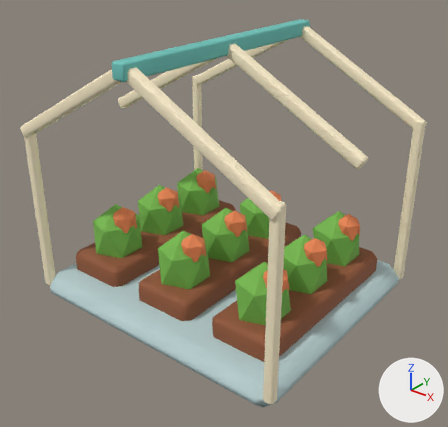
An edit to the Blender file source/art-source/garden.blend, drawn before and after from the same camera.
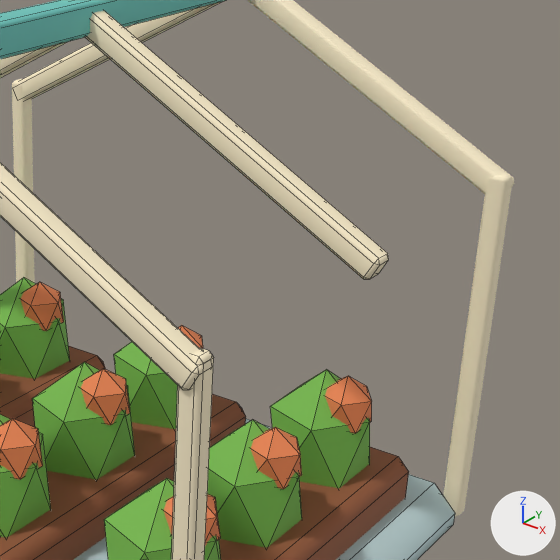
The first picture shows the older version from a 50 mm camera at (2.2, -2.77, 2.31) aimed at (0.05, -0.08, 0.64). The close-ups show the older and then the newer version on the part from 42% to 100% of the width and 9% to 70% of the height of that picture. Only the edits that show in the close-ups are written down. The lights are fixed; the arrows at lower right show +X, +Y and +Z. The close-ups show mesh edges as thin lines.

In view in the first close-up: 'Arch.001', 'Arch.003', 'Arch.005', 'Base', 'Bed.001', 'Bed.002', 'Plant.004', 'Plant.007', 'Plant.008', 'Post.002', 'Post.003', 'Ridge' and 15 more.
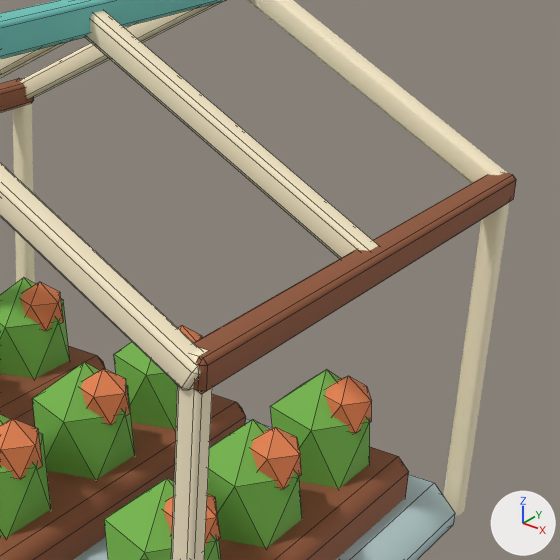
The change, as JSON lines over the scene's bpy script:
```json
{"op": "add", "block": "me_cube_065", "code": ["me_cube_065 = bpy.data.meshes.new('Cube.065')", "me_cube_065.from_pydata(...)  # 24 vertices, 26 faces; spans x -0.04..0.04, y -0.04..0.04, z -0.78..0.78", "me_cube_065.materials.append(mat_toasted_cedar)  # brown #915636"]}
{"op": "add", "block": "ob_trellis_wall_plate_001", "code": ["ob_trellis_wall_plate_001 = bpy.data.objects.new('Trellis wall plate.001', me_cube_065)", "ob_trellis_wall_plate_001.parent = ob_stage3", "ob_trellis_wall_plate_001.location = (0.88, 0.0, 1.16)", "ob_trellis_wall_plate_001.rotation_euler = (-1.571, -3.142, 0.0)  # degrees (-90, -180, 0)"]}
{"op": "add", "block": "ob_trellis_wall_plate", "code": ["ob_trellis_wall_plate = bpy.data.objects.new('Trellis wall plate', me_cube_065.copy())", "ob_trellis_wall_plate.parent = ob_stage3", "ob_trellis_wall_plate.location = (-0.88, 0.0, 1.16)", "ob_trellis_wall_plate.rotation_euler = (-1.571, -3.142, 0.0)  # degrees (-90, -180, 0)"]}
```

Location of each change, (x1, y1, x2, y2) in pixels of the close-ups (560 x 560 px):
```json
{"object": "Trellis wall plate.001", "change": "added", "after": [175, 173, 516, 394], "on screen": "brown"}
{"object": "Trellis wall plate", "change": "added", "after": [0, 78, 34, 112], "on screen": "brown"}
```
